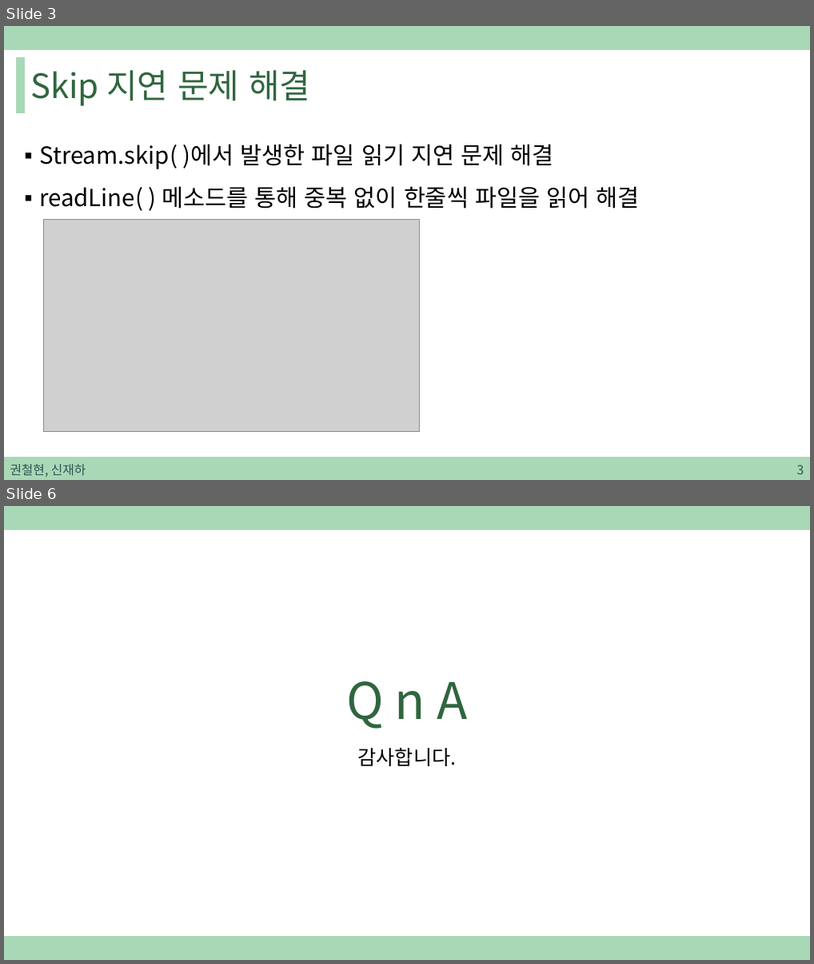
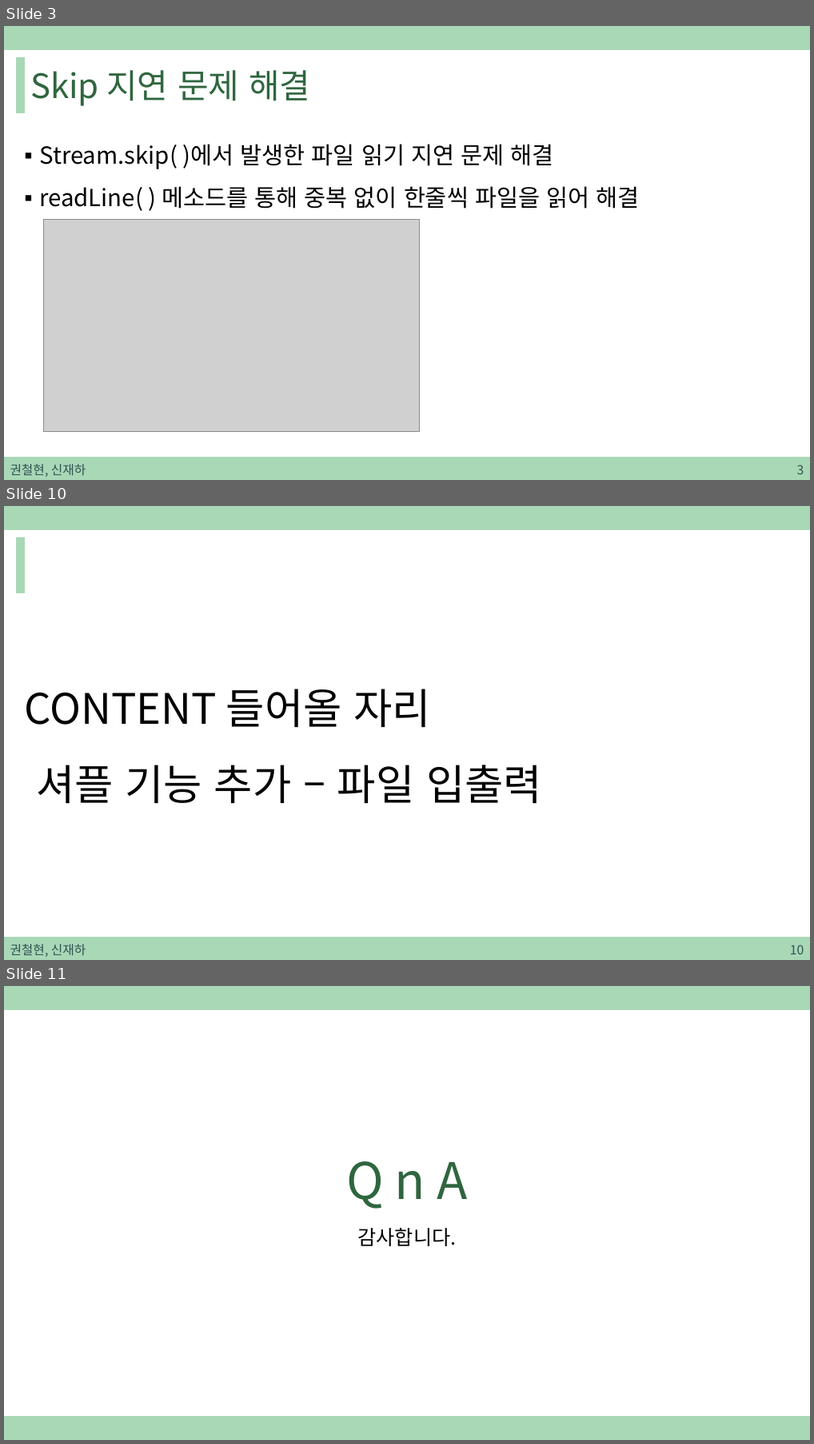
Before and after one commit to sjh4287/capston, a slide deck: 2022.02.18/권철현,신재하.pptx. Shown one above the other, each under a label of ours: slides 3 and 6 before the commit, slides 3, 10 and 11 after it; the slides between them are not shown. The pictures are 814x964 and 814x1444 pixels, drawn with LibreOffice and Linux fonts; fonts in the diff are those of the drawing; grey boxes stand for pictures. Boxes give left, top, right and bottom in pixels: in the first picture for what was removed or moved away, otherwise in the second. Text is boxed around its words. In the diff, an @@ line names an element or a change of style, - is before the commit and + after.

```diff
--- a/2022.02.18/권철현,신재하.pptx
+++ b/2022.02.18/권철현,신재하.pptx
@@ slide 10 added at [4, 506, 810, 960], background #FFFFFF; not listed: 3 template elements that a slide beside it also shows @@
@@ text added at [24, 688, 542, 803], 50 pt, text #000000 @@
+CONTENT 들어올 자리
+셔플 기능 추가 – 파일 입출력
@@ text added at [10, 944, 86, 956], 15 pt, text #305250 @@
+권철현, 신재하
@@ page number added at [790, 944, 804, 954], 15 pt, text #305250 @@
+10
@@ what was slide 6 is now slide 11 @@
```
Also in this commit, not shown: 3 slides changed, 4 other slides added.
